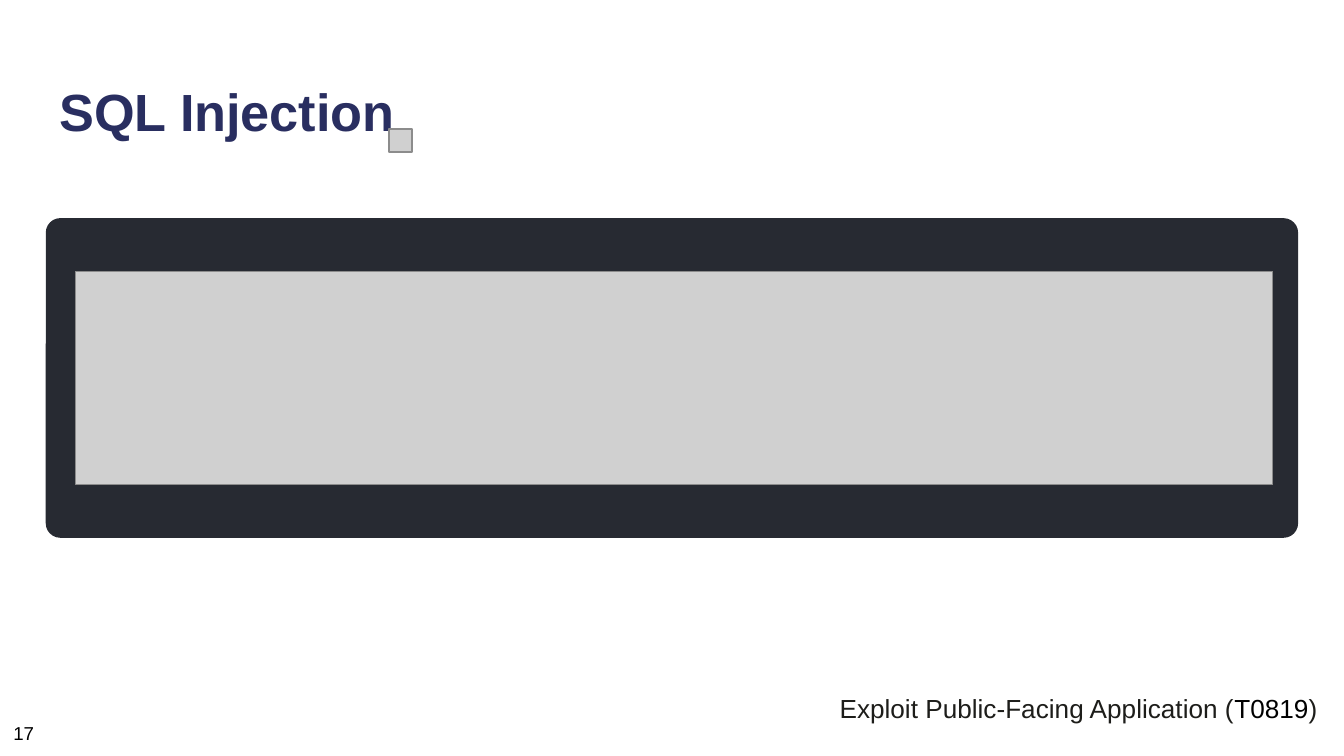
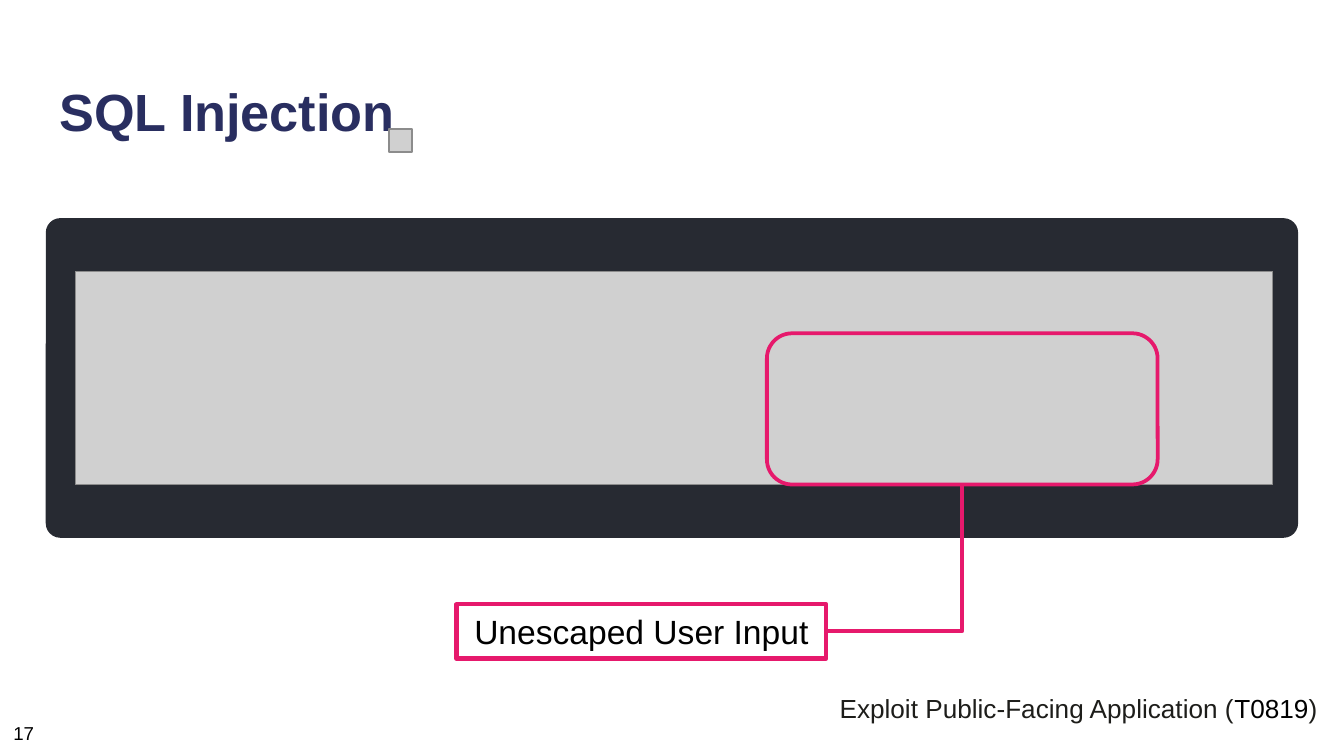
Before and after one commit to neubert-simon/auv-final-report, a slide deck: slide 44 of Final Presentation/ICS_Praesentationsfolien.pptx (slide 51 before the commit). Drawn at 1344x756 pixels with LibreOffice and Linux fonts; fonts in the diff are those of the drawing; grey boxes stand for pictures. Boxes give left, top, right and bottom in pixels: in the first picture for what was removed or moved away, otherwise in the second. Text is boxed around its words. In the diff, an @@ line names an element or a change of style, - is before the commit and + after.

```diff
--- a/Final Presentation/ICS_Praesentationsfolien.pptx
+++ b/Final Presentation/ICS_Praesentationsfolien.pptx
@@ rounded rectangle added at (767,333,1159,485), outline #E6196C 2 pt @@
@@ elbow line added from (962, 485) to (827, 632), #E6196C 2 pt @@
@@ rectangle added at (457,605,827,659), outline #E6196C 2.25 pt, 18 pt, text #000000 @@
+Unescaped User Input
```
Also in this commit, not shown: 12 other slides changed, 5 slides added, 10 slides removed.
